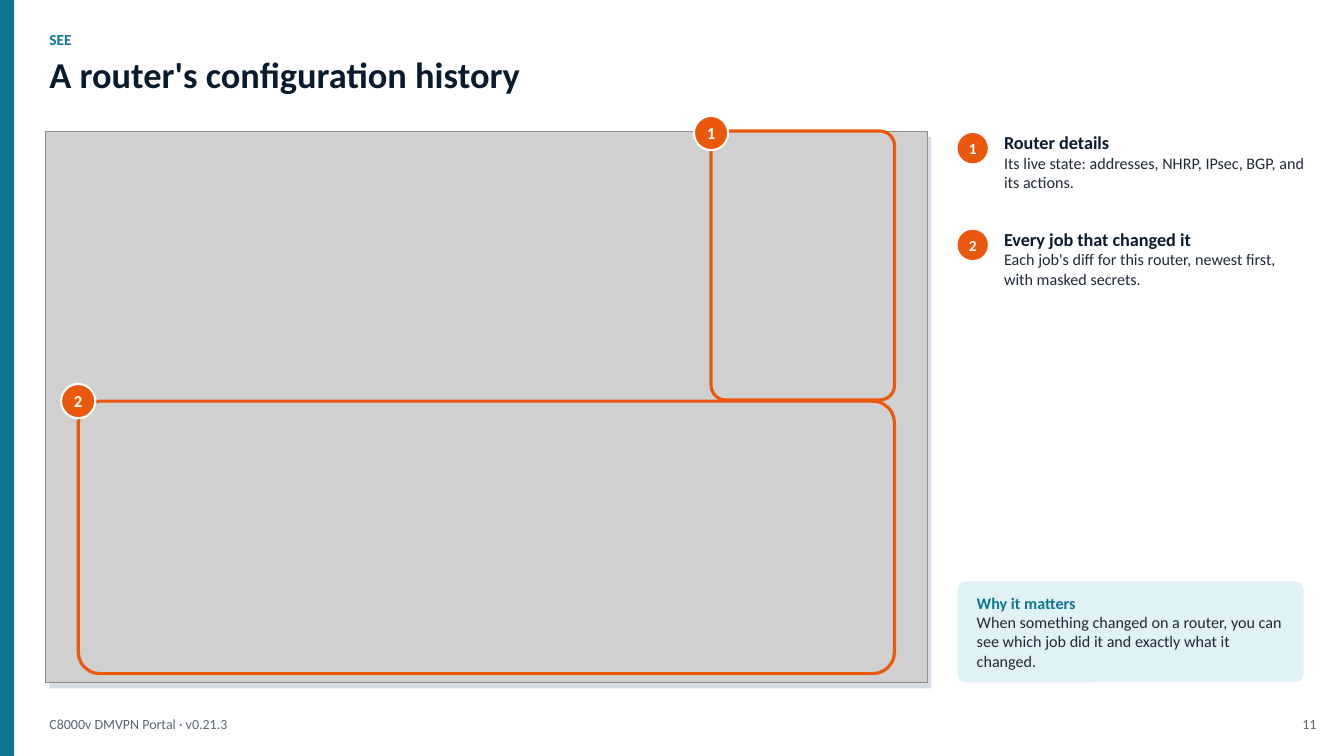
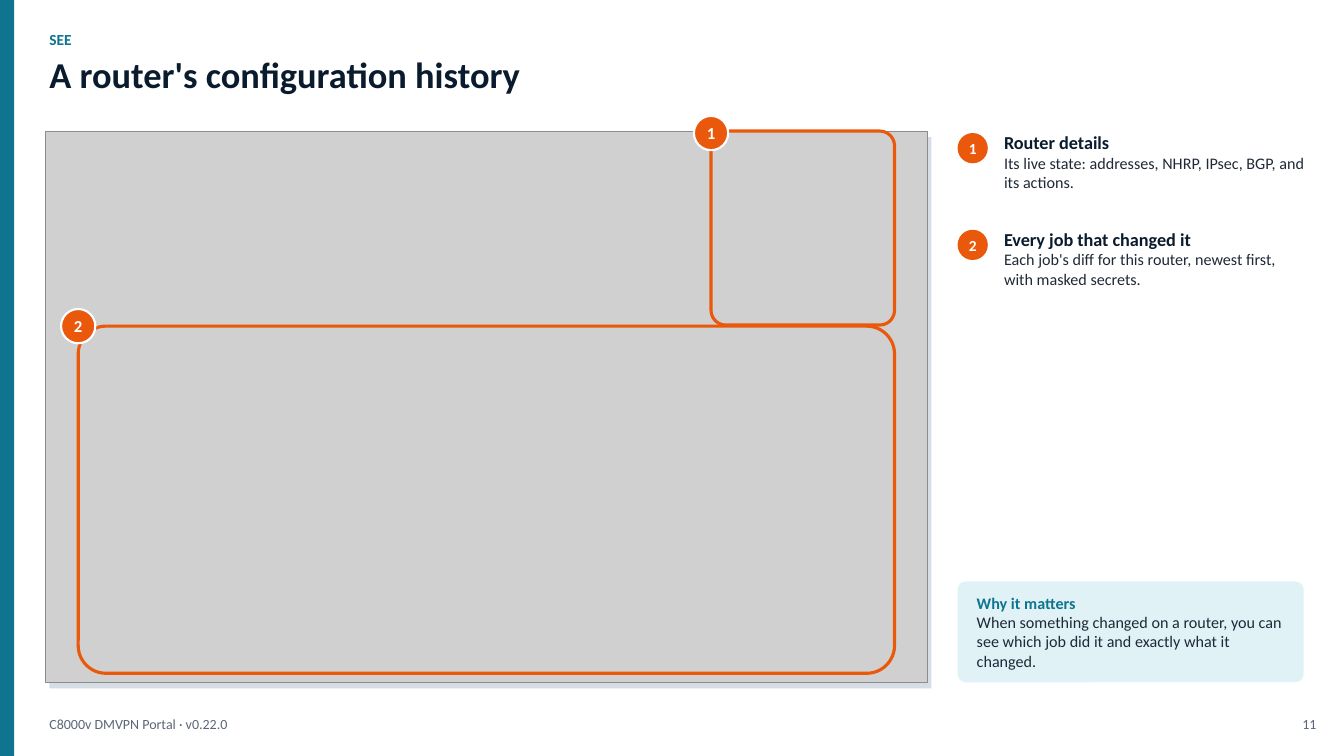
Before and after one commit to dcantor/c8000v-dmvpn-lab, a slide deck: slide 11 of docs/presentation/c8000v-dmvpn-portal.pptx. Drawn at 1344x756 pixels with LibreOffice and Linux fonts; fonts in the diff are those of the drawing; grey boxes stand for pictures. Boxes give left, top, right and bottom in pixels: in the first picture for what was removed or moved away, otherwise in the second. Text is boxed around its words. In the diff, an @@ line names an element or a change of style, - is before the commit and + after.

```diff
--- a/docs/presentation/c8000v-dmvpn-portal.pptx
+++ b/docs/presentation/c8000v-dmvpn-portal.pptx
@@ rounded rectangle resized from (x1=711, y1=131, x2=894, y2=400) to (x1=711, y1=131, x2=894, y2=325) @@
@@ ellipse "2" moved from (x1=62, y1=384, x2=96, y2=418) to (x1=62, y1=310, x2=96, y2=344) @@
@@ rounded rectangle resized from (x1=79, y1=401, x2=895, y2=674) to (x1=79, y1=327, x2=895, y2=674) @@
@@ text at (x1=49, y1=719, x2=228, y2=729): text changed @@
-C8000v DMVPN Portal · v0.21.3
+C8000v DMVPN Portal · v0.22.0
```
Also in this commit, not shown: 59 other slides changed, 1 slide added, 25 other files.
